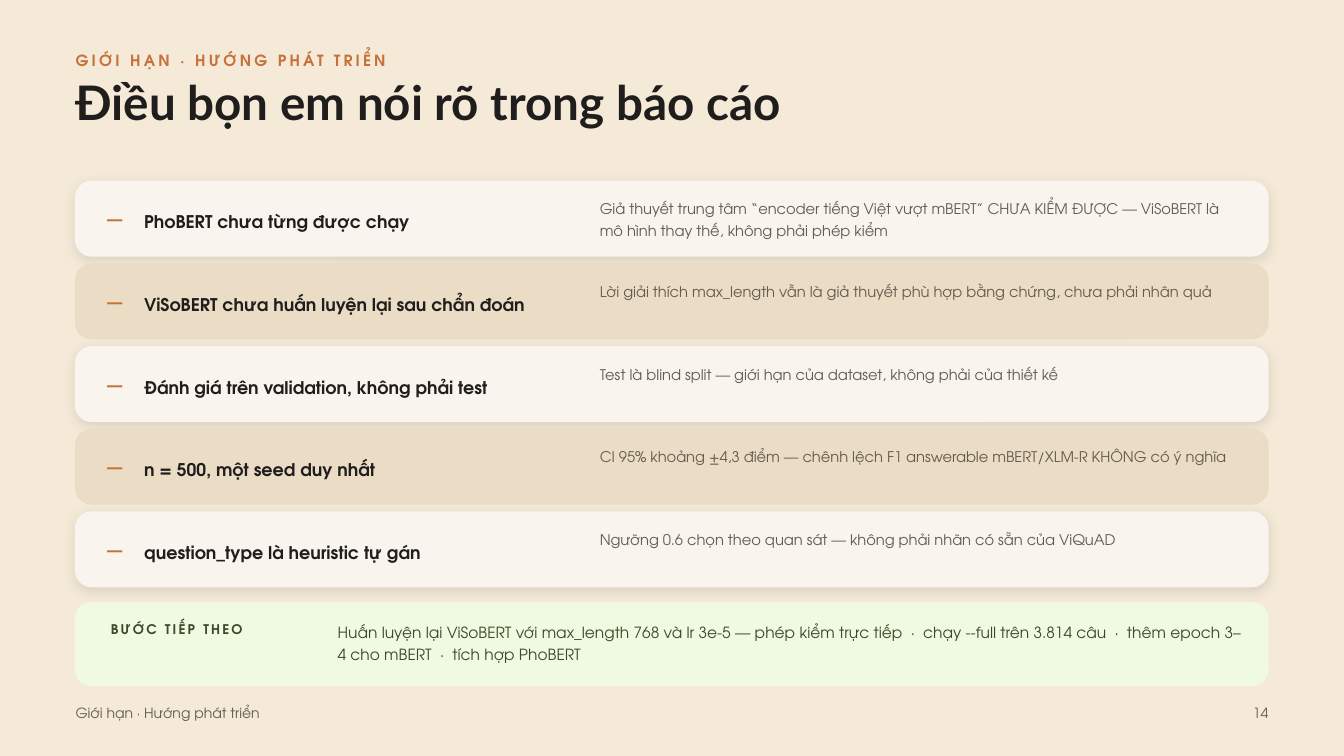
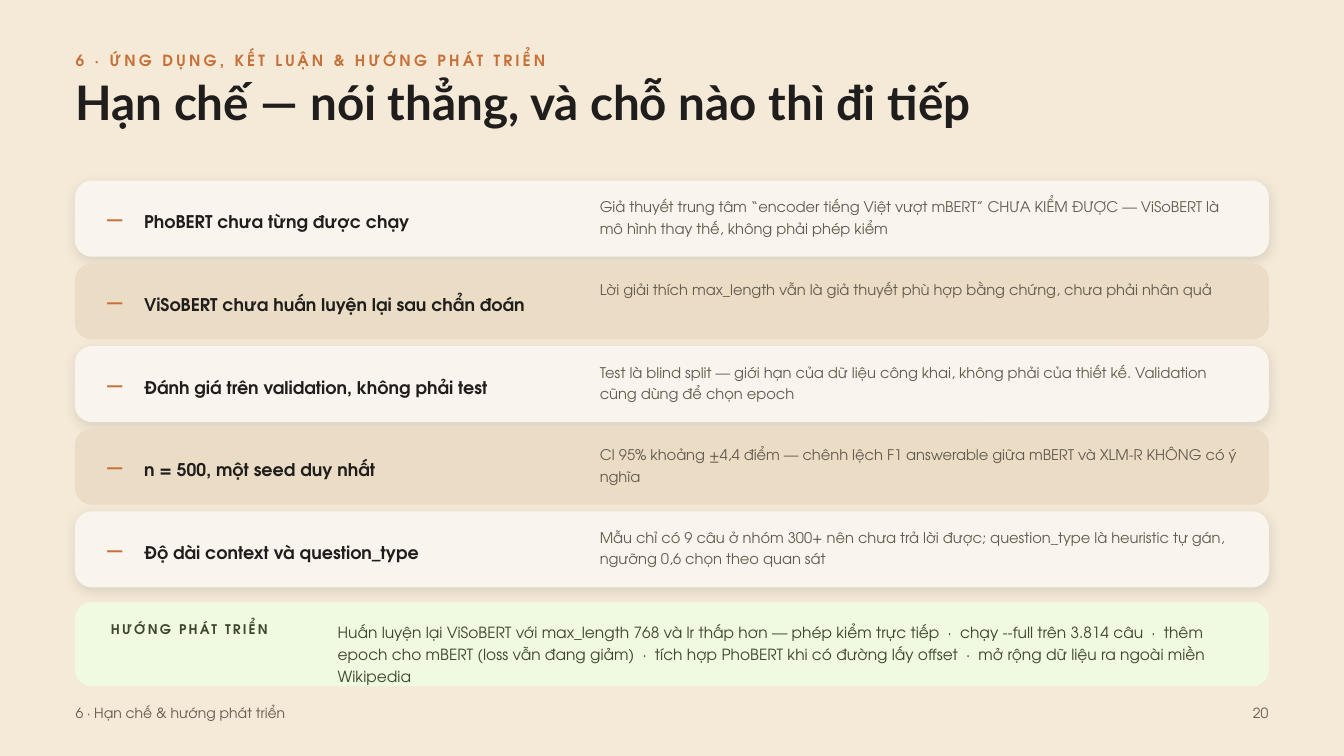
Before and after one commit to minhdang900/uit-vietnamese-mrc, a slide deck: slide 20 of slides/CS116_T11_Slide_BaoCao.pptx (slide 14 before the commit). Drawn at 1344x756 pixels with LibreOffice and Linux fonts; fonts in the diff are those of the drawing. Boxes give left, top, right and bottom in pixels: in the first picture for what was removed or moved away, otherwise in the second. Text is boxed around its words. In the diff, an @@ line names an element or a change of style, - is before the commit and + after.

```diff
--- a/slides/CS116_T11_Slide_BaoCao.pptx
+++ b/slides/CS116_T11_Slide_BaoCao.pptx
@@ text at (76,49,546,70): text changed @@
-GIỚI HẠN · HƯỚNG PHÁT TRIỂN
+6 · ỨNG DỤNG, KẾT LUẬN & HƯỚNG PHÁT TRIỂN
@@ text at (76,78,970,129): text changed @@
-Điều bọn em nói rõ trong báo cáo
+Hạn chế — nói thẳng, và chỗ nào thì đi tiếp
@@ text at (600,365,1207,402): text changed @@
-Test là blind split — giới hạn của dataset, không phải của thiết kế
+Test là blind split — giới hạn của dữ liệu công khai, không phải của thiết kế. Validation cũng dùng để chọn epoch
@@ text at (600,446,1237,485): text changed @@
-CI 95% khoảng ±4,3 điểm — chênh lệch F1 answerable mBERT/XLM-R KHÔNG có ý nghĩa
+CI 95% khoảng ±4,4 điểm — chênh lệch F1 answerable giữa mBERT và XLM-R KHÔNG có ý nghĩa
@@ text at (600,530,1225,567): text changed @@
-Ngưỡng 0.6 chọn theo quan sát — không phải nhãn có sẵn của ViQuAD
+Mẫu chỉ có 9 câu ở nhóm 300+ nên chưa trả lời được; question_type là heuristic tự gán, ngưỡng 0,6 chọn theo quan sát
@@ text at (144,545,419,563): text changed @@
-question_type là heuristic tự gán
+Độ dài context và question_type
@@ text at (111,620,242,634): text changed @@
-BƯỚC TIẾP THEO
+HƯỚNG PHÁT TRIỂN
@@ text at (338,623,1205,685): text changed @@
-Huấn luyện lại ViSoBERT với max_length 768 và lr 3e-5 — phép kiểm trực tiếp · chạy --full trên 3.814 câu · thêm epoch 3–4 cho mBERT · tích hợp PhoBERT
+Huấn luyện lại ViSoBERT với max_length 768 và lr thấp hơn — phép kiểm trực tiếp · chạy --full trên 3.814 câu · thêm epoch cho mBERT (loss vẫn đang giảm) · tích hợp PhoBERT khi có đường lấy offset · mở rộng dữ liệu ra ngoài miền Wikipedia
@@ text at (76,705,285,721): text changed @@
-Giới hạn · Hướng phát triển
+6 · Hạn chế & hướng phát triển
@@ text at (1253,707,1268,718): text changed @@
-14
+20
```
Also in this commit, not shown: 12 other slides changed, 8 slides added, 2 slides removed, 4 other files.
